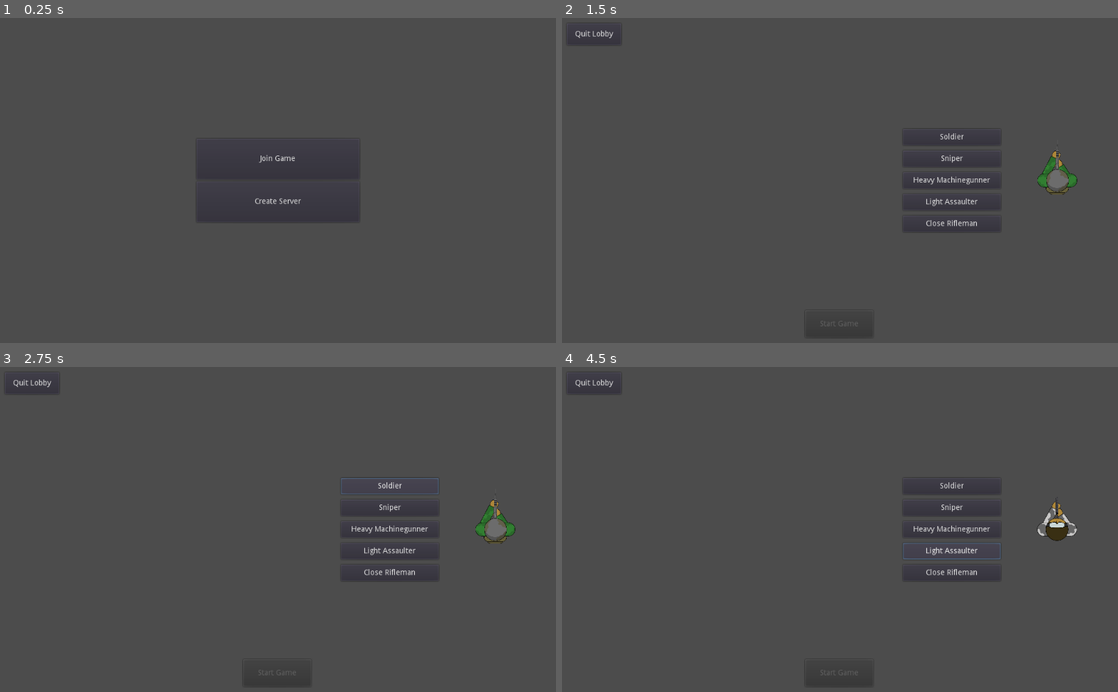
Above: before the commit, frames 1-4 (two rows, left to right).
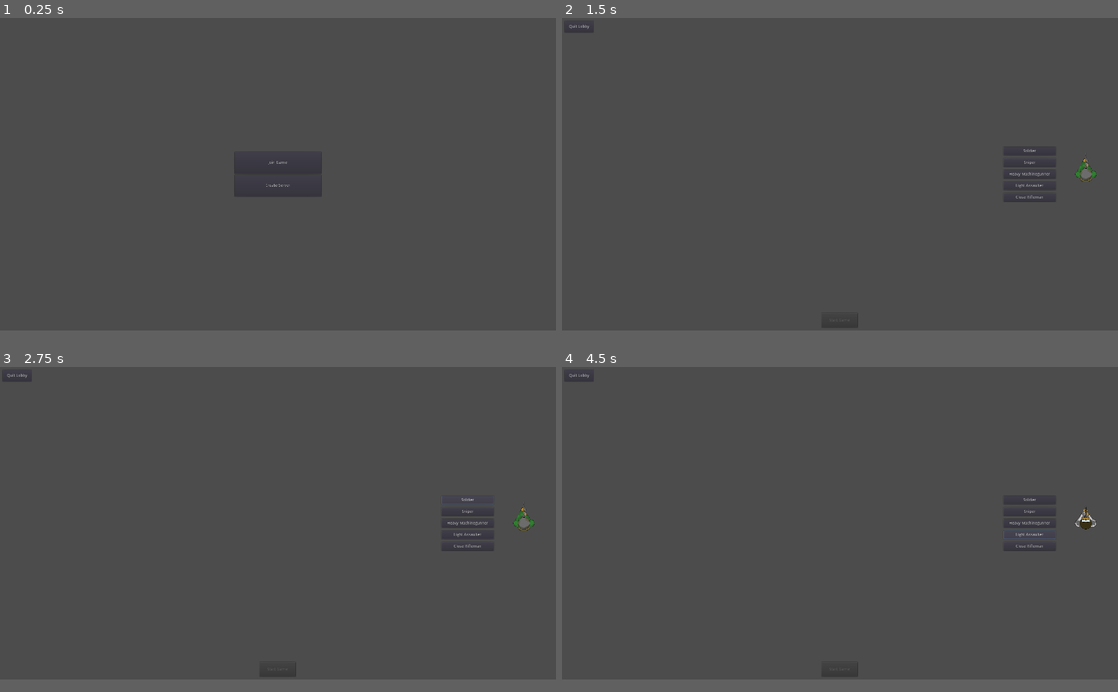
Above: after the commit, the same moments.

Repository: michalbie/Spinningeddon
Game: Godot game, scene res://Scenes/Main.tscn
The game is run twice, just before and just after one commit, with the same random seed, the same clock (stepped at 60 frames per second) and the same inputs.
Inputs (mouse positions are in pixels of both pictures, inside the frame that each line leads up to):
- Up to frame 1 (0.25 s): no input
- Up to frame 2 (1.5 s): tap Enter at 0.5 s; move the mouse to (962, 164) at 0.52 s; click (962, 164) at 0.6 s; click "Create Server" at 1.25 s
- Up to frame 3 (2.75 s): click "Soldier" at 2 s
- Up to frame 4 (4.5 s): click "Sniper" at 2.75 s; click "Heavy Machinegunner" at 3.5 s; click "Light Assaulter" at 4.25 s
In our replay, the window is 800x468 before the commit and 800x450 after it. These sizes can differ from the game's own. Grey fills any space a smaller window leaves; there, only what the larger window draws over its background counts as a difference.

The runs differ from the first frame. In frame 1, 0.2% of the frame differs, in the area x 36-64%, y 42-63%; in frame 2, 1.3%; in frame 3, 1.4%, in the area x 1-97%, y 2-95%; in frame 4, 1.3%.
Error in both runs: Invalid get index '0' (on base: 'Dictionary'). (res://Scenes/Lobby/Lobby.gd:57)

Commit message:
Add fullscreen
Added fullscreen and viewport scaling

Diff:
--- a/Scenes/Lobby/ClassesMenu.tscn
+++ b/Scenes/Lobby/ClassesMenu.tscn
@@ -16,44 +16,39 @@
 custom_constants/separation = 10
 
 [node name="Soldier" type="Button" parent="Classes"]
-margin_left = -1.0
-margin_right = 179.0
+margin_right = 180.0
 margin_bottom = 30.0
 rect_min_size = Vector2( 180, 30 )
 size_flags_horizontal = 4
 text = "Soldier"
 
 [node name="Sniper" type="Button" parent="Classes"]
-margin_left = -1.0
 margin_top = 40.0
-margin_right = 179.0
+margin_right = 180.0
 margin_bottom = 70.0
 rect_min_size = Vector2( 180, 30 )
 size_flags_horizontal = 4
 text = "Sniper"
 
 [node name="HeavyMachinegunner" type="Button" parent="Classes"]
-margin_left = -1.0
 margin_top = 80.0
-margin_right = 179.0
+margin_right = 180.0
 margin_bottom = 110.0
 rect_min_size = Vector2( 180, 30 )
 size_flags_horizontal = 4
 text = "Heavy Machinegunner"
 
 [node name="LightAssaulter" type="Button" parent="Classes"]
-margin_left = -1.0
 margin_top = 120.0
-margin_right = 179.0
+margin_right = 180.0
 margin_bottom = 150.0
 rect_min_size = Vector2( 180, 30 )
 size_flags_horizontal = 4
 text = "Light Assaulter"
 
 [node name="CloseRifleman" type="Button" parent="Classes"]
-margin_left = -1.0
 margin_top = 160.0
-margin_right = 179.0
+margin_right = 180.0
 margin_bottom = 190.0
 rect_min_size = Vector2( 180, 30 )
 size_flags_horizontal = 4
--- a/project.godot
+++ b/project.godot
@@ -26,9 +26,13 @@
 Server="*res://Scripts/GameManagement/Server.gd"
 Globals="*res://Scripts/Globals.gd"
 
-[editor_plugins]
+[display]
 
-enabled=PoolStringArray( "MapEditorDock" )
+window/size/width=1920
+window/size/height=1080
+window/size/resizable=false
+window/size/fullscreen=true
+window/stretch/mode="viewport"
 
 [input]
 
Not shown, changed: .gitignore
